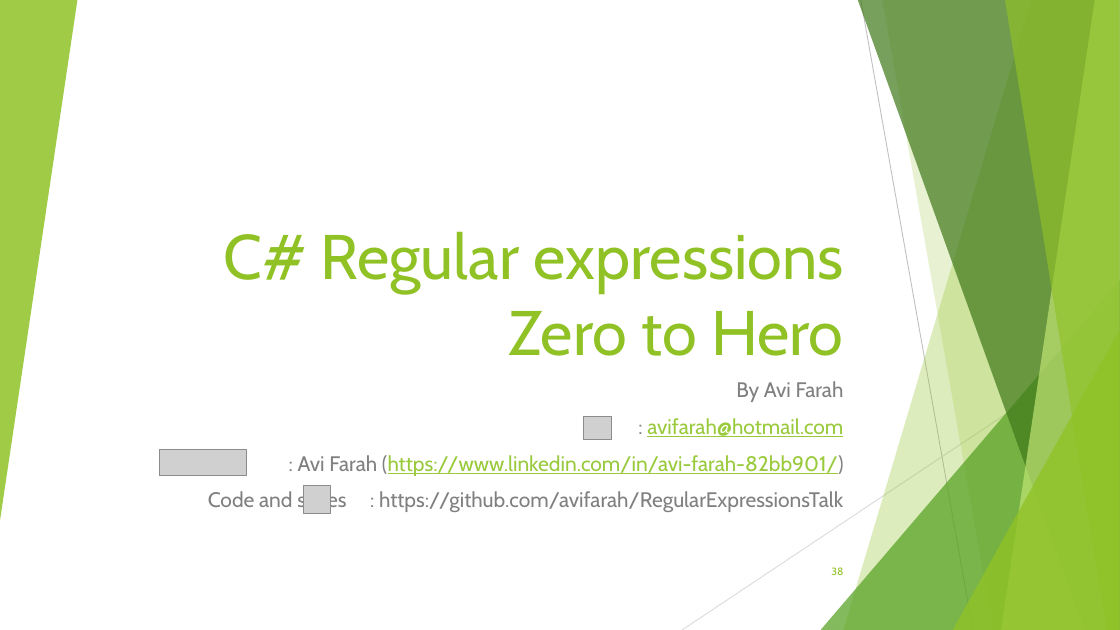
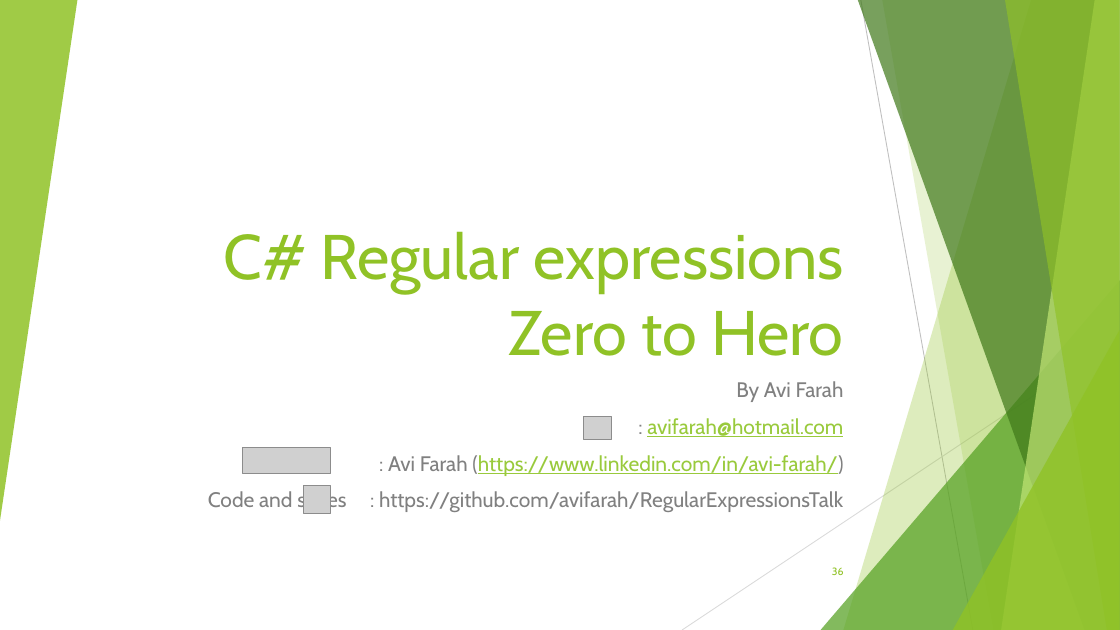
Before and after one commit to avifarah/RegularExpressionsTalk, a slide deck: slide 36 of Regular expression.pptx (slide 38 before the commit). Drawn at 1120x630 pixels with LibreOffice and Linux fonts; fonts in the diff are those of the drawing; grey boxes stand for pictures. Boxes give left, top, right and bottom in pixels: in the first picture for what was removed or moved away, otherwise in the second. Text is boxed around its words. In the diff, an @@ line names an element or a change of style, - is before the commit and + after.

```diff
--- a/Regular expression.pptx
+++ b/Regular expression.pptx
@@ picture: place and size @@
-picture at (160,450,247,476)
+picture at (243,447,330,473)
@@ subtitle at (388,455,843,476): text changed @@
-: Avi Farah (https://www.linkedin.com/in/avi-farah-82bb901/)
+: Avi Farah (https://www.linkedin.com/in/avi-farah/)
```
Also in this commit, not shown: 2 other slides changed, 2 slides removed.
